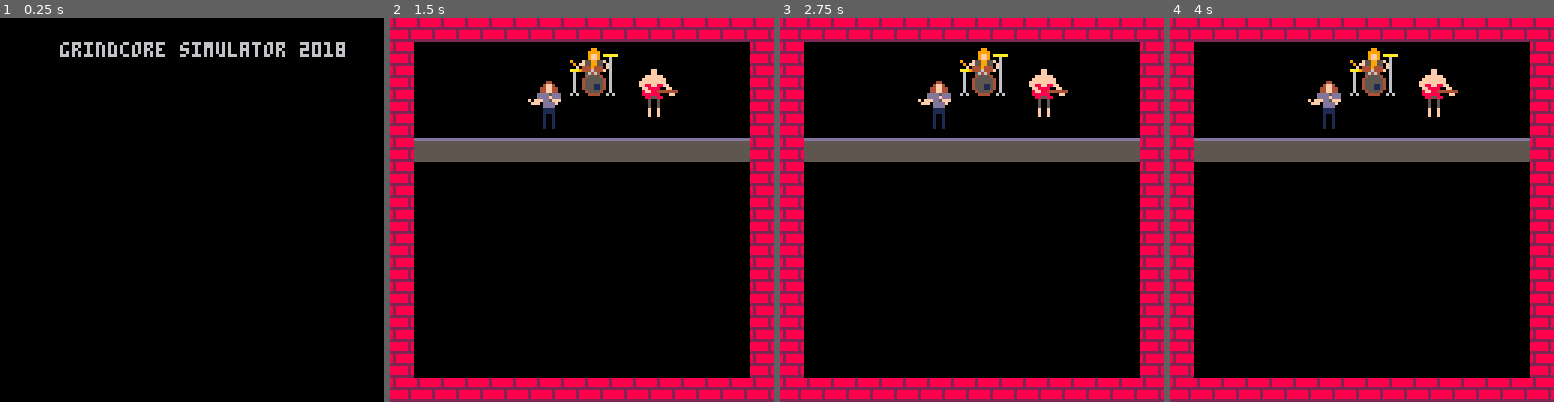
Above: before the commit, frames 1-4 (left to right).
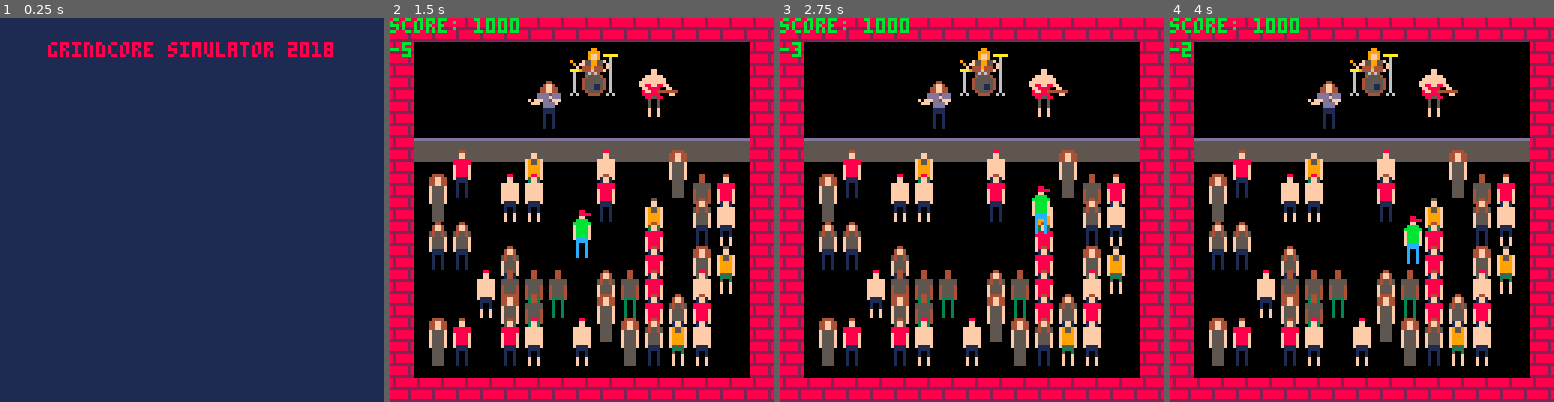
Above: after the commit, the same moments.

Repository: astann/grindcore-simulator-2018
Game: PICO-8 cartridge grindcore_simulator_2018.p8
Two runs of this game, one before a commit and one after it. Both use one fixed random seed, a clock stepped at 60 frames per second and the inputs below.
Inputs:
- Up to frame 1 (0.25 s): no input
- Up to frame 2 (1.5 s): tap O (Z key) at 0.7 s
- Up to frame 3 (2.75 s): hold Right 1.6-2.1 s; tap O (Z key) at 1.7, 2.1, 2.5 s; hold Up 2.15-2.42 s; hold Right from 2.47 s (still down)
- Up to frame 4 (4 s): tap O (Z key) at 2.9, 3.3, 3.7 s; release Right at 3.03 s; hold Left 3.08-3.58 s; hold Down 3.63-3.97 s

The runs differ from the first frame. In frame 1, 100% of the frame differs, in the area x 0-100%, y 0-100%; in frame 2, 16%; in frame 3, 16%; in frame 4, 16%.

Commit message:
added collision detection

Diff:
--- a/grindcore_simulator_2018.p8
+++ b/grindcore_simulator_2018.p8
@@ -12,7 +12,8 @@
 
 	if state == 0 then
 		update_menu()
-	elseif state == 1 then
+	elseif state == 1 or
+	       state == 2 then
 		update_game()
 	end
 end
@@ -20,7 +21,8 @@
 function _draw()
 	if state == 0 then
 		draw_menu()
-	elseif state == 1 then
+	elseif state == 1 or
+	       state == 2 then
 		draw_game()
 	end
 end
@@ -29,12 +31,47 @@
 // utils
 t = 0
 
-function object()
-	result = {}
-
-
-
-	return result
+function make_actor(sprite, x, y)
+	local actor = {}
+
+	actor.sprite = sprite
+	actor.position_x = x
+	actor.position_y = y
+	actor.hitbox_x = 5
+	actor.hitbox_y = 10
+	actor.hitbox_width = 5
+	actor.hitbox_height = 5
+	actor.velocity_x = 0
+	actor.velocity_y = 0
+
+	actor.set_position = function(x, y)
+	 actor.position_x = x
+	 actor.position_y = y
+
+	 actor.box_min_x = actor.position_x +
+   actor.hitbox_x +
+   actor.velocity_x
+
+ 	actor.box_min_y = actor.position_y +
+   actor.hitbox_height +
+   actor.hitbox_y +
+   actor.velocity_y
+
+ 	actor.box_max_x = actor.position_x +
+   actor.hitbox_width +
+   actor.hitbox_x +
+   actor.velocity_x
+
+	 actor.box_max_y = actor.position_y +
+   actor.hitbox_y +
+   actor.velocity_y
+	end
+
+	return actor
+end
+
+function get_random_actor_sprite()
+ return flr(rnd(6)) * 2 + 32
 end
 
 function keep_time()
@@ -52,18 +89,18 @@
 end
 -->8
 // menu
-
 menu = {}
 menu.title_position = 0
 
 function update_menu()
  if btn(4) then
  	state = 1
+ 	init_game()
  end
 end
 
 function draw_menu()
-	cls()
+	cls(1)
 
 	if menu.title_position != 63 then
 	 menu.title_position += 1
@@ -71,105 +108,443 @@
 
 	print(
 	 "grindcore simulator 2018",
-	 20,
-	 menu.title_position
+	 16,
+	 menu.title_position,
+	 8
 	)
+
+	if menu.title_position == 63 then
+	 if flr(t / 8) % 2 == 0  then
+ 	 print("press \x8e (default z) to start", 6, 78)
+	 end
+
+	 print("no goals, score or tutorial yet", 2, 90)
+ end
 end
 -->8
 // game
+score = 1000
+initial_song_frames = -150
+song_frames = initial_song_frames
+
+crowd = {}
+player = make_actor(64, 56, 64)
+player.velocity_x = 0
+player.velocity_y = 0
+player.set_position(56, 64)
+
+function init_crowd()
+ local index = 0
+ for y = 1, 8 do
+	 for x = 1, 13 do
+	  if rnd(100) > 50 and
+	     (
+	      x < 5 or x > 9 or
+ 	     y < 3 or y > 5
+ 	    ) then
+ 	  local actor = make_actor(
+   	 get_random_actor_sprite(),
+   	 x * 8,
+   	 y * 8 + 36
+   	)
+   	actor.set_position(x * 8, y * 8 + 36)
+   	add(crowd, actor)
+   end
+ 	end
+ end
+end
+
+function update_crowd()
+ for actor in all(crowd) do
+  if is_map_collision_x(actor) then
+  		actor.velocity_x *= -1
+  	else
+    actor.set_position(
+     actor.position_x + actor.velocity_x,
+     actor.position_y
+    )
+  end
+
+  if is_map_collision_y(actor) then
+  		actor.velocity_y *= -1
+  	else
+    actor.set_position(
+     actor.position_x,
+     actor.position_y + actor.velocity_y
+    )
+  end
+
+  if group_collision(actor, crowd) then
+   actor.velocity_x *= -1
+   actor.velocity_y *= -1
+  end
+ end
+end
+
+function update_player()
+ // todo refactoring
+ collision = group_collision(player, crowd)
+ if collision then
+ 	score -= 1
+ end
+
+ if btn(0) then
+ 	player.velocity_x = -1
+
+ 	// todo: collision_x collision_y
+ 	// to slide across the collision?
+ 	if collision then
+ 	 player.set_position(
+  	 player.position_x - player.velocity_x,
+  	 player.position_y
+  	)
+ 	end
+
+  if not (
+   is_map_collision_x(player)
+  ) then
+  	player.set_position(
+  	 player.position_x + player.velocity_x,
+  	 player.position_y
+  	)
+  end
+ end
+
+ if btn(1) then
+ 	player.velocity_x = 1
+
+ 	if collision then
+ 	 player.set_position(
+  	 player.position_x - player.velocity_x,
+  	 player.position_y
+  	)
+ 	end
+
+  if not (
+   is_map_collision_x(player)
+  ) then
+  	player.set_position(
+  	 player.position_x + player.velocity_x,
+  	 player.position_y
+  	)
+  end
+ end
+
+ if btn(2) then
+  player.velocity_y = -1
+
+  if collision then
+ 	 player.set_position(
+  	 player.position_x,
+  	 player.position_y - player.velocity_y
+  	)
+ 	end
+
+  if not (
+   is_map_collision_y(player)
+  ) then
+  	player.set_position(
+  	 player.position_x,
+  	 player.position_y + player.velocity_y
+  	)
+  end
+ end
+
+ if btn(3) then
+  player.velocity_y = 1
+
+  if collision then
+ 	 player.set_position(
+   	player.position_x,
+   	player.position_y - player.velocity_y
+   )
+ 	end
+
+  if not (
+   is_map_collision_y(player)
+  ) then
+  	player.set_position(
+   	player.position_x,
+   	player.position_y + player.velocity_y
+   )
+  end
+ end
+end
+
+function init_game()
+	init_crowd()
+end
 
 function update_game()
+ song_frames += 1
+ if song_frames == 0 then
+  state = 2
+
+  for actor in all(crowd) do
+   actor.velocity_x = flr(rnd(2)) - 1
+   actor.velocity_y = flr(rnd(2)) - 1
+  end
+ end
+
+ if song_frames == 300 then
+  state = 1
+  song_frames = initial_song_frames
+
+  for actor in all(crowd) do
+   actor.velocity_x = 0
+   actor.velocity_y = 0
+  end
+ end
+
+ update_crowd()
+ update_player()
+end
+
+function draw_band()
+ if state == 2 then
+  big_spr(128, 45 + flr(t/4)%2, 21)
+	 big_spr(130, 80, 17 + flr(t/4)%2)
+	 big_spr(132, 60 + rnd(2) - 1, 10 + rnd(2) - 1)
+	else
+	 big_spr(128, 45, 21)
+	 big_spr(130, 80, 17)
+	 big_spr(132, 60, 10)
+	end
 end
 
 function draw_game()
  cls()
 	map(0, 0, 0, 0, 128, 128)
-	// band
-	big_spr(128, 45, 21)
-	big_spr(130, 80, 17)
-	big_spr(132, 60, 10)
-end
-…(81 lines of a section not shown)…
+	draw_band()
+
+	// crowd
+//	sort(crowd)
+	for actor in all(crowd) do
+	 big_spr(
+	  actor.sprite,
+	  actor.position_x,
+	  actor.position_y
+	 )
+	end
+
+	big_spr(
+	 player.sprite,
+	 player.position_x,
+	 player.position_y
+	)
+
+	print(flr(song_frames / 30), 0, 8, 11)
+	print("score: " .. score, 0, 0)
+end
+-->8
+// collisions
+
+// todo: remove in favor
+// of actor fields
+function get_hitbox_left(actor)
+ return actor.position_x +
+  actor.hitbox_x +
+  actor.velocity_x
+end
+
+function get_hitbox_right(actor)
+ return actor.position_x +
+  actor.hitbox_width +
+  actor.hitbox_x +
+  actor.velocity_x
+end
+
+function get_hitbox_up(actor)
+ return actor.position_y +
+  actor.hitbox_y +
+  actor.velocity_y
+end
+
+function get_hitbox_down(actor)
+ return actor.position_y +
+  actor.hitbox_height +
+  actor.hitbox_y +
+  actor.velocity_y
+end
+
+// todo: refactoring using
+// actor fields
+function is_map_collision_x(actor)
+ local collision_left = fget(
+  mget(
+   flr(get_hitbox_left(actor) / 8),
+   flr((
+    actor.position_y +
+    actor.hitbox_y
+   ) / 8)
+  ),
+  0
+ )
+
+ local collision_right = fget(
+  mget(
+   flr(get_hitbox_right(actor) / 8),
+   flr((
+    actor.position_y +
+    actor.hitbox_y
+   ) / 8)
+  ),
+  0
+ )
+
+ return collision_left or
+ 	collision_right
+end
+
+function is_map_collision_y(actor)
+ local collision_up = fget(
+  mget(
+   flr((
+	   actor.position_x +
+	   actor.hitbox_x
+   ) / 8),
+   flr(get_hitbox_up(actor) / 8)
+  ),
+  0
+ )
+
+ local collision_down = fget(
+  mget(
+   flr((
+	   actor.position_x +
+	   actor.hitbox_x
+   ) / 8),
+   flr(get_hitbox_down(actor) / 8)
+  ),
+  0
+ )
+
+ return collision_up or
+ 	collision_down
+end
+
+function group_collision(actor, group)
+ result = false
+
+ local actor_box_min_x = actor.box_min_x
+ local actor_box_max_x = actor.box_max_x
+ local actor_box_min_y = actor.box_min_y
+ local actor_box_max_y = actor.box_max_y
+
+ for a in all(group) do
+  local a_box_min_x = a.box_min_x
+  local a_box_max_x = a.box_max_x
+  local a_box_min_y = a.box_min_y
+  local a_box_max_y = a.box_max_y
+
+  // todo: optimization
+  result =
+   actor_box_min_x != a_box_min_x and
+   actor_box_max_x != a_box_max_x and
+   actor_box_min_y != a_box_min_y and
+   actor_box_max_y != a_box_max_y and
+
+   actor_box_min_x < a_box_max_x and
+   actor_box_max_x > a_box_min_x and
+   actor_box_min_y > a_box_max_y and
+   actor_box_max_y < a_box_min_y
+  if result then
+   break
+  end
+ end
+
+ return result
+end
+-->8
+// todo: sort function
+// for drawing crowd in layers
+function sort ()
+
+end
+…(81 lines of a section not shown)…
+__gff__
+0001010000000000000000000000000000000000000000000000000000000000000000000000000000000000000000000000000000000000000000000000000000000000000000000000000000000000000000000000000000000000000000000000000000000000000000000000000000000000000000000000000000000000
+0000000000000000000000000000000000000000000000000000000000000000000000000000000000000000000000000000000000000000000000000000000000000000000000000000000000000000000000000000000000000000000000000000000000000000000000000000000000000000000000000000000000000000
 __map__
 0101010101010101010101010101010100000000000000000000000000000000000000000000000000000000000000000000000000000000000000000000000000000000000000000000000000000000000000000000000000000000000000000000000000000000000000000000000000000000000000000000000000000000
 0100000000000000000000000000000100000000000000000000000000000000000000000000000000000000000000000000000000000000000000000000000000000000000000000000000000000000000000000000000000000000000000000000000000000000000000000000000000000000000000000000000000000000
Not shown, changed: 32 lines of the sprite sheet (__gfx__) section of grindcore_simulator_2018.p8
